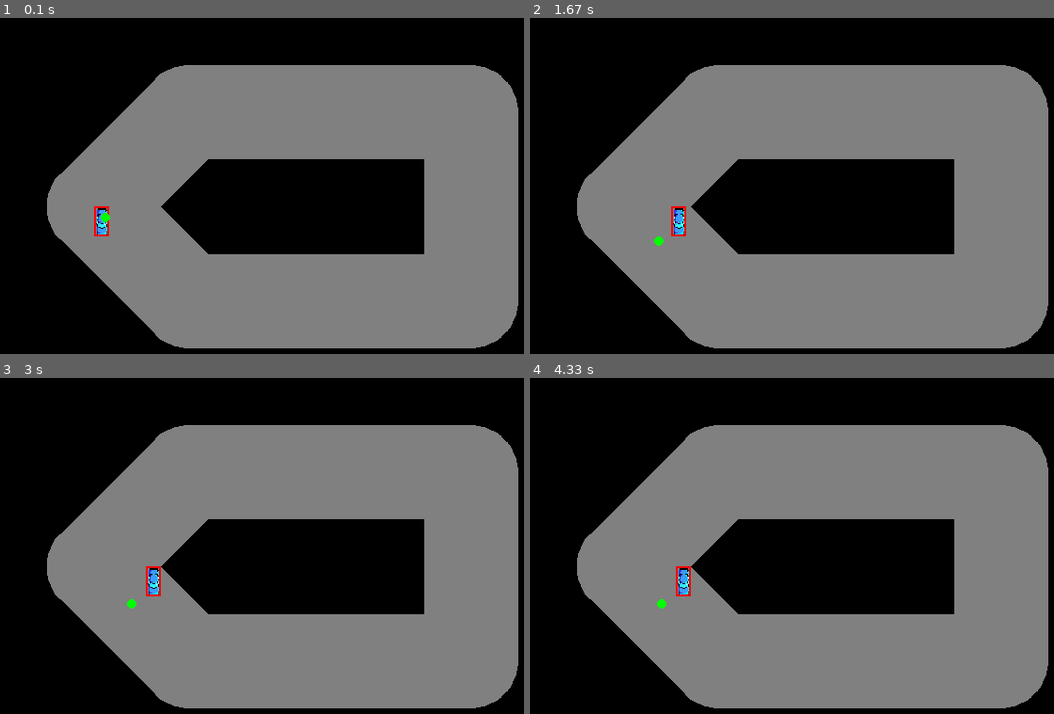
Above: before the commit, frames 1-4 (two rows, left to right).
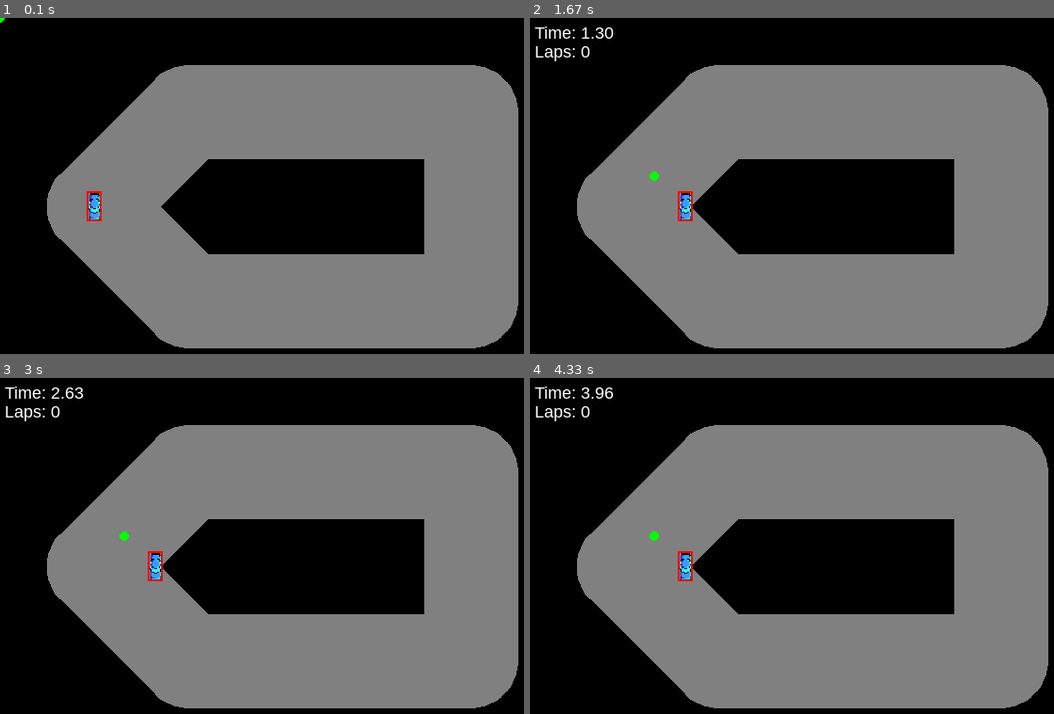
Above: after the commit, the same moments.

Repository: dibble07/ML-projects
Game: pygame game, started from Neural network - car game/Game/main.py
Two runs of this game, one before a commit and one after it. Both use one fixed random seed, a clock stepped at 60 frames per second and the inputs below.
Inputs:
- Up to frame 1 (0.1 s): no input
- Up to frame 2 (1.67 s): hold Right 0.33-0.8 s; hold Up 0.83-1.13 s; hold Right 1.17-1.63 s
- Up to frame 3 (3 s): no input
- Up to frame 4 (4.33 s): no input

The runs differ from the first frame. In frame 1, 0.4% of the frame differs, in the area x 0-22%, y 0-65%; in frame 2, 0.9%, in the area x 0-32%, y 2-68%; in frame 3, 0.8%; in frame 4, 0.8%.

Commit message:
Add scoring and game completion

Diff:
--- a/Neural network - car game/Game/main.py
+++ b/Neural network - car game/Game/main.py
@@ -5,12 +5,6 @@
 import pygame
 pygame.init()
 from shapely.geometry import Polygon, Point, LinearRing
-
-# initialise game
-win_sz = (600,400)
-win = pygame.display.set_mode(win_sz)
-clock = pygame.time.Clock()
-score = 0
 
 def UniqueWrap(list_in):
 	out=[]
@@ -21,26 +15,37 @@
 	return out
 
 def RedrawGameWindow():
-    pygame.draw.rect(win, (0,0,0), (0, 0, win_sz[0], win_sz[1]), 0)
-    track.draw(win)
-    car.draw(win)
-    pygame.display.update()
+	win.fill((0,0,0))
+	if not(car.first_move):
+		font = pygame.font.SysFont('arial', 18)
+		if car.finished:
+			time_curr = pygame.time.get_ticks()
+			text = font.render('Time: {0:.2f}'.format(car.time_dur/1000), True, (255, 255, 255))
+			win.blit(text, (5, 5))
+			text = font.render('Laps: {0}'.format(car.lap), True, (255, 255, 255))
+			win.blit(text, (5, 25))
+		else:
+			time_curr = pygame.time.get_ticks()
+			text = font.render('Time: {0:.2f}'.format((time_curr-car.time_start)/1000), True, (255, 255, 255))
+			win.blit(text, (5, 5))
+			text = font.render('Laps: {0}'.format(car.lap), True, (255, 255, 255))
+			win.blit(text, (5, 25))
+	track.draw(win)
+	car.draw(win)
+	pygame.display.update()
 
 class course(object):
 	def __init__(self,coords,track_width):
 		self.middle_poly = Polygon(coords)
 		self.middle_lin = LinearRing(self.middle_poly.exterior.coords)
-		self.middle_coords = [(int(np.round(x)), int(np.round(y))) for x,y in zip(*self.middle_poly.exterior.xy)]
 		temp_poly = Polygon(self.middle_poly.buffer(track_width*-1).exterior, [self.middle_lin])
 		temp_coords = UniqueWrap([(int(np.round(x)), int(np.round(y))) for x,y in zip(*temp_poly.exterior.xy)])
 		self.inner_coords = temp_coords[::-1]
 		self.inner_poly = Polygon(self.inner_coords)
-		self.inner_lin = LinearRing(self.inner_poly.exterior.coords)
 		temp_poly = Polygon(self.middle_poly.buffer(track_width).exterior, [self.middle_lin])
 		temp_coords = UniqueWrap([(int(np.round(x)), int(np.round(y))) for x,y in zip(*temp_poly.exterior.xy)])
 		self.outer_coords = temp_coords[::-1]
 		self.outer_poly = Polygon(self.outer_coords)
-		self.outer_lin = LinearRing(self.outer_poly.exterior.coords)
 
 	def draw(self, win):
 		pygame.draw.polygon(win, (128,128,128), self.outer_coords)
@@ -52,53 +57,77 @@
 		self.xvel = 5
 		self.yvel = 5
 		self.track_loc = (0, 0)
-		self.score = 0
-		self.functioning = True
-		self.img = pygame.transform.scale(pygame.image.load("car.png") , (self.hitbox.w,self.hitbox.h))
+		self.track_prog = 0
+		self.track_prog_prev = 0
+		self.lap = 0
+		self.on_course = True
+		self.first_move = True
+		self.finished = False
+		img = pygame.image.load("car.png")
+		self.img = pygame.transform.scale(img, (self.hitbox.w,self.hitbox.h))
 
 	def draw(self, win):
 		win.blit(self.img, (self.hitbox.x, self.hitbox.y))
 		pygame.draw.rect(win, (255,0,0), self.hitbox,2)
 		pygame.draw.circle(win, (0, 255, 0), self.track_loc, 5)
 
-	def on_course(self, course):
-		poly = Polygon([self.hitbox.topleft, self.hitbox.bottomleft, self.hitbox.topright, self.hitbox.bottomright])
-		out = course.outer_poly.contains(poly) and not(course.inner_poly.intersects(poly))
-		return out
-
 	def move(self, x_unit, y_unit, course):
+		# save start time
+		if self.first_move:
+			self.first_move = False
+			self.time_start = pygame.time.get_ticks()
+		# save old track progress
+		self.track_prog_prev = self.track_prog
 		# move car
 		x_delt = self.xvel*x_unit
 		y_delt = self.yvel*y_unit
 		self.hitbox.move_ip(x_delt,y_delt)
-		# check on course
-		if self.on_course(course):
-			self.functioning = True
-		else:
-			self.functioning = False
-		# location along track
+		# progress round track
 		car_loc = Point(self.hitbox.center)
-		car_loc_track = course.middle_lin.interpolate(course.middle_lin.project(car_loc))
-		print("")
-		print(course.middle_lin.project(car_loc))
-		print(car_loc_track)
+		self.track_prog = course.middle_lin.project(car_loc, normalized = True)
+		track_prog_change = self.track_prog - self.track_prog_prev
+		if track_prog_change < -0.8:
+			self.lap +=1
+		elif track_prog_change > 0.8:
+			self.lap -=1
+		if self.lap >= lap_targ:
+			self.score_final = self.score()
+			self.finished = True
+		# location on track
+		car_loc_track = course.middle_lin.interpolate(self.track_prog, normalized = True)
 		temp = list(car_loc_track.coords)[0]
 		self.track_loc = (int(np.round(temp[0])), int(np.round(temp[1])))
-		# pause if leave track
-		if not(self.functioning):
-			hit_quit = False
-			for i in range(10):
-				for event in pygame.event.get():
-					if event.type == pygame.QUIT:
-						hit_quit = True
-				if hit_quit:
-					pygame.quit()
-				else:
-					pygame.time.delay(100)
+		# check on course
+		car_poly = Polygon([self.hitbox.topleft, self.hitbox.bottomleft, self.hitbox.topright, self.hitbox.bottomright])
+		self.on_course = course.outer_poly.contains(car_poly) and not(course.inner_poly.intersects(car_poly))
 
+	def score(self):
+		if self.finished:
+			score_out = self.score_final
+		else:
+			lap_float = self.lap + self.track_prog
+			time_curr = pygame.time.get_ticks()
+			time_dur = time_curr-car.time_start
+			score_out = -lap_float + time_dur/1000/60/60
+			if self.lap >= lap_targ:
+				self.finished = True
+				self.score_final = score_out
+				self.time_dur = time_dur
+		return score_out
+
+
+# initialise game
+win_sz = (600,400)
+win = pygame.display.set_mode(win_sz)
+clock = pygame.time.Clock()
+
+# initialise components
 track_init = [(100, 200), (200, 100), (500,100), (500, 300), (200, 300)]
 track = course(track_init, 50)
-car = player(100, 200, 16, 32)
+car = player(100-16/2, 200-32/2, 16, 32)
+
+# define parameters
+lap_targ = 2
 
 run = True
 while run:
@@ -118,7 +147,13 @@
 		y_move = -1
 	elif keys[pygame.K_DOWN]:
 		y_move = 1
-	car.move(x_move, y_move, track)
+	if any([i != 0 for i in [x_move, y_move]]) and car.on_course and not(car.finished):
+		car.move(x_move, y_move, track)
+
+	# quit game if car off course
+	# if not(car.on_course):
+	# 	pygame.time.wait(500)
+	# 	run = False
 
 	# quit game if desired
 	for event in pygame.event.get():
